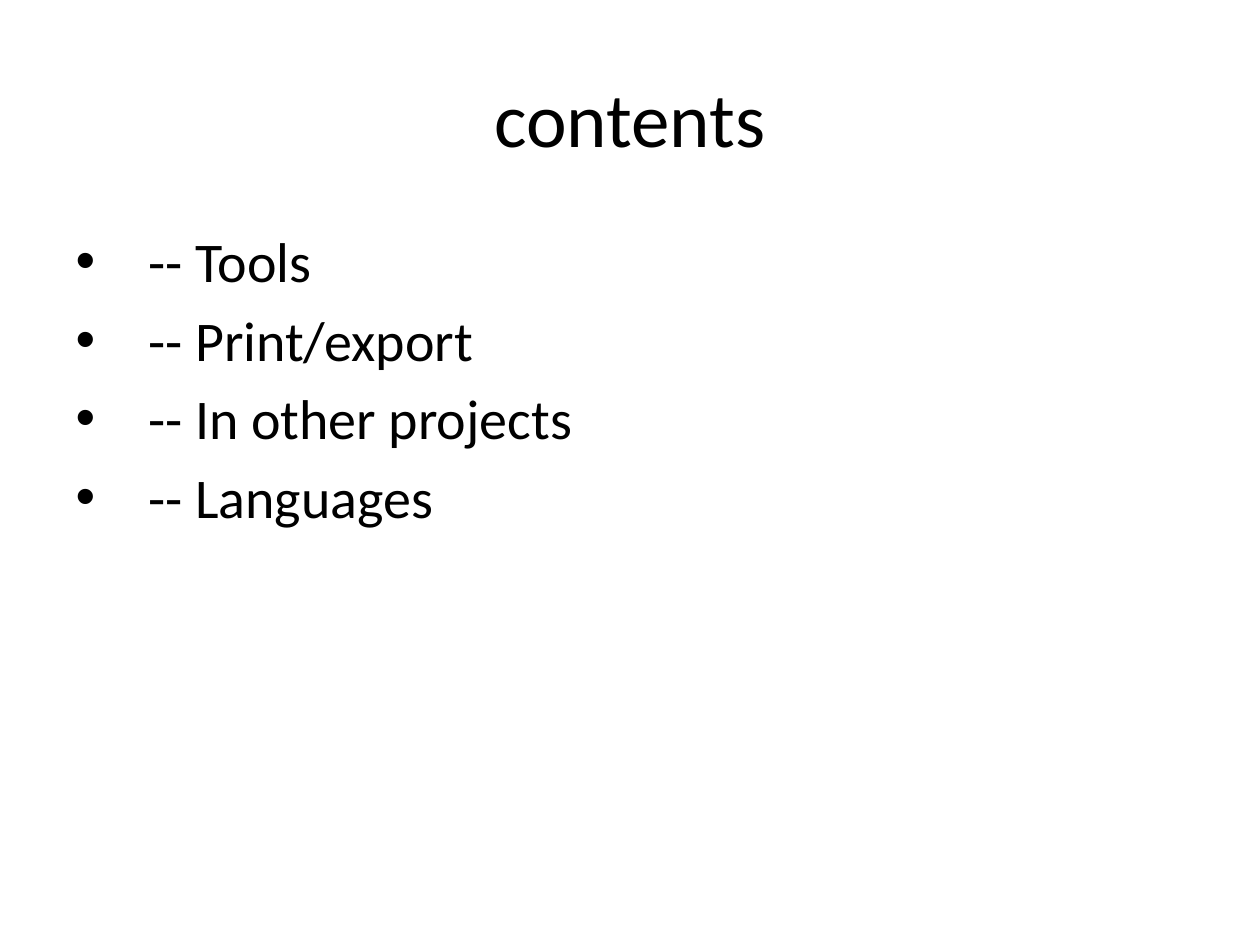
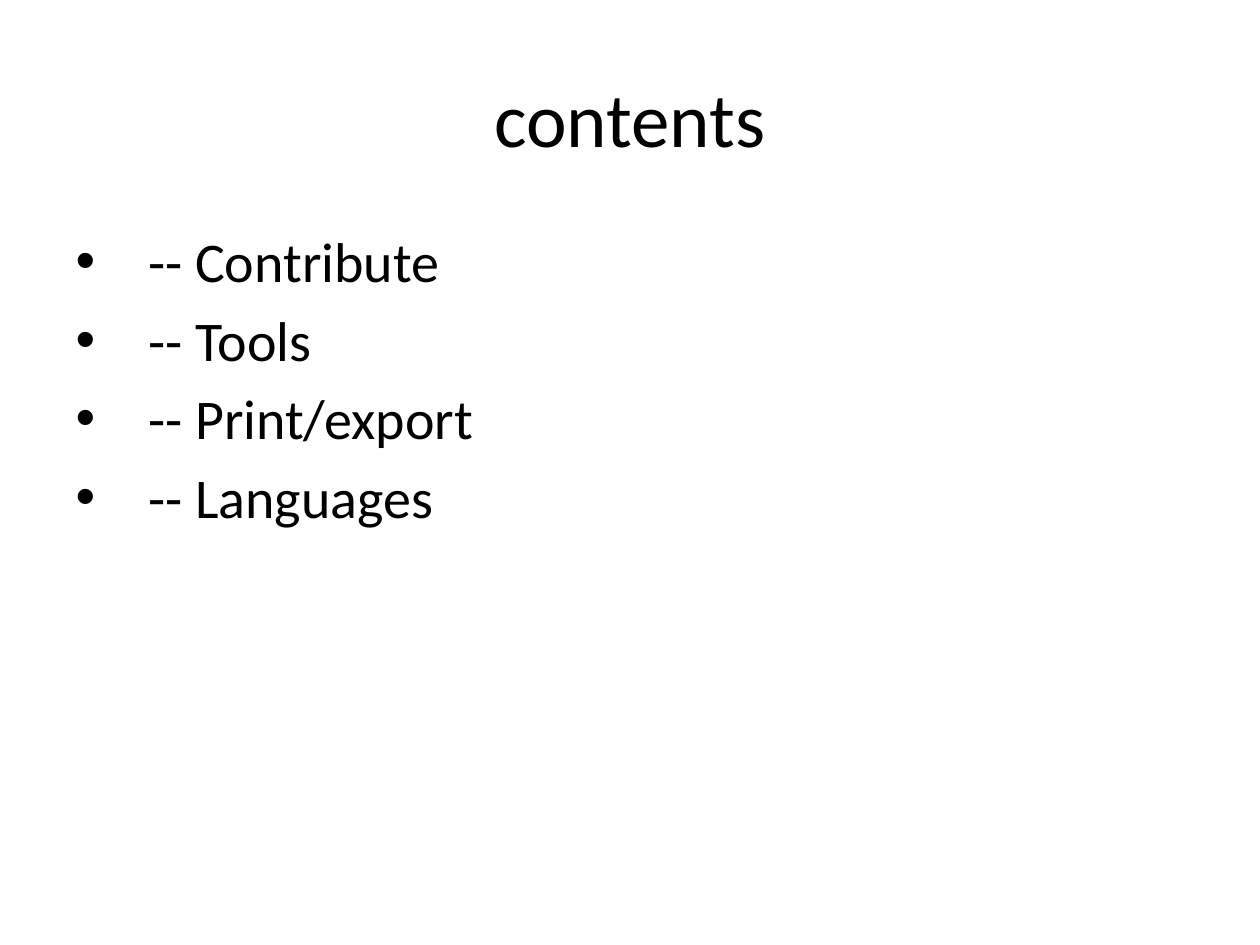
Before and after one commit to eppisai/Uplift---Smart-educational-Platform, a slide deck: slide 5 of AutoPPT-main/AutoPPT-main/something.pptx (slide 4 before the commit). Drawn at 1260x945 pixels with LibreOffice and Linux fonts; fonts in the diff are those of the drawing. Boxes give left, top, right and bottom in pixels: in the first picture for what was removed or moved away, otherwise in the second. Text is boxed around its words. In the diff, an @@ line names an element or a change of style, - is before the commit and + after.

```diff
--- a/AutoPPT-main/AutoPPT-main/something.pptx
+++ b/AutoPPT-main/AutoPPT-main/something.pptx
@@ text at (195, 243, 439, 283): paragraph added @@
+• -- Contribute
@@ text at (195, 400, 572, 449): paragraph removed @@
-• -- In other projects
```
Also in this commit, not shown: 1 other slide changed, 13 slides added, 12 slides removed, 10 other files.
